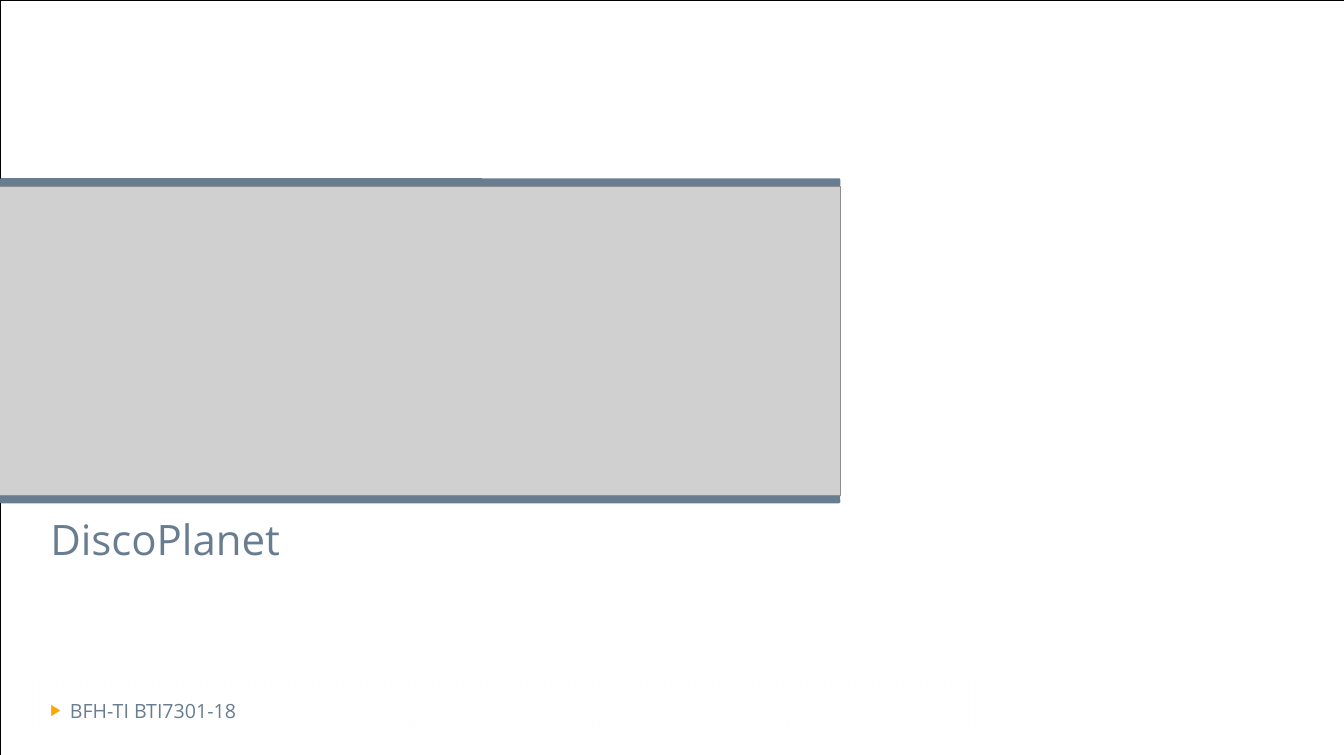
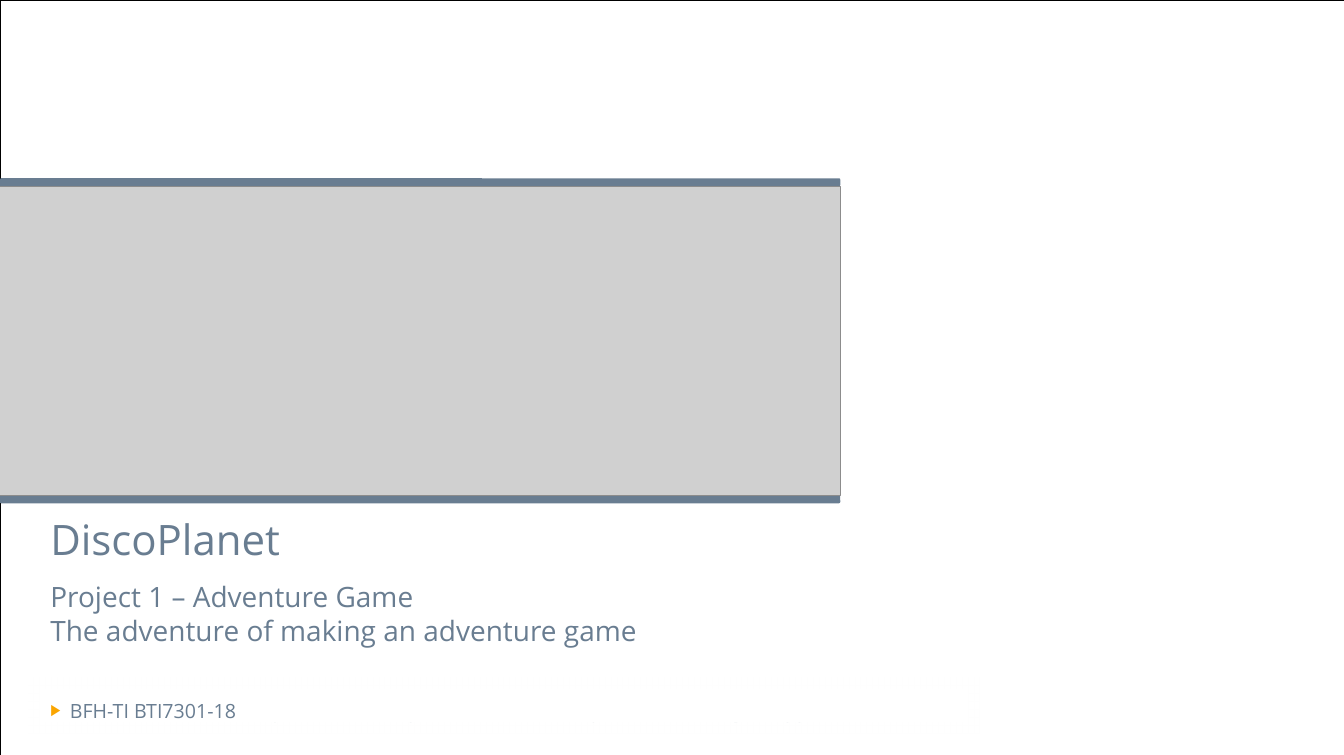
Before and after one commit to B3N5CH1/DiscoPlanet, a slide deck: slide 1 of doc/Presentation.pptx. Drawn at 1344x755 pixels with LibreOffice and Linux fonts; fonts in the diff are those of the drawing; grey boxes stand for pictures; background and template pictures are left out. Boxes give left, top, right and bottom in pixels: in the first picture for what was removed or moved away, otherwise in the second. Text is boxed around its words. In the diff, an @@ line names an element or a change of style, - is before the commit and + after.

Commit message:
Updated presentation

```diff
--- a/doc/Presentation.pptx
+++ b/doc/Presentation.pptx
@@ subtitle added at (50,586,637,648), 20 pt, text #697D91 @@
+Project 1 – Adventure Game
+The adventure of making an adventure game
```
Also in this commit, not shown: 1 other slide changed, 2 slides added.
